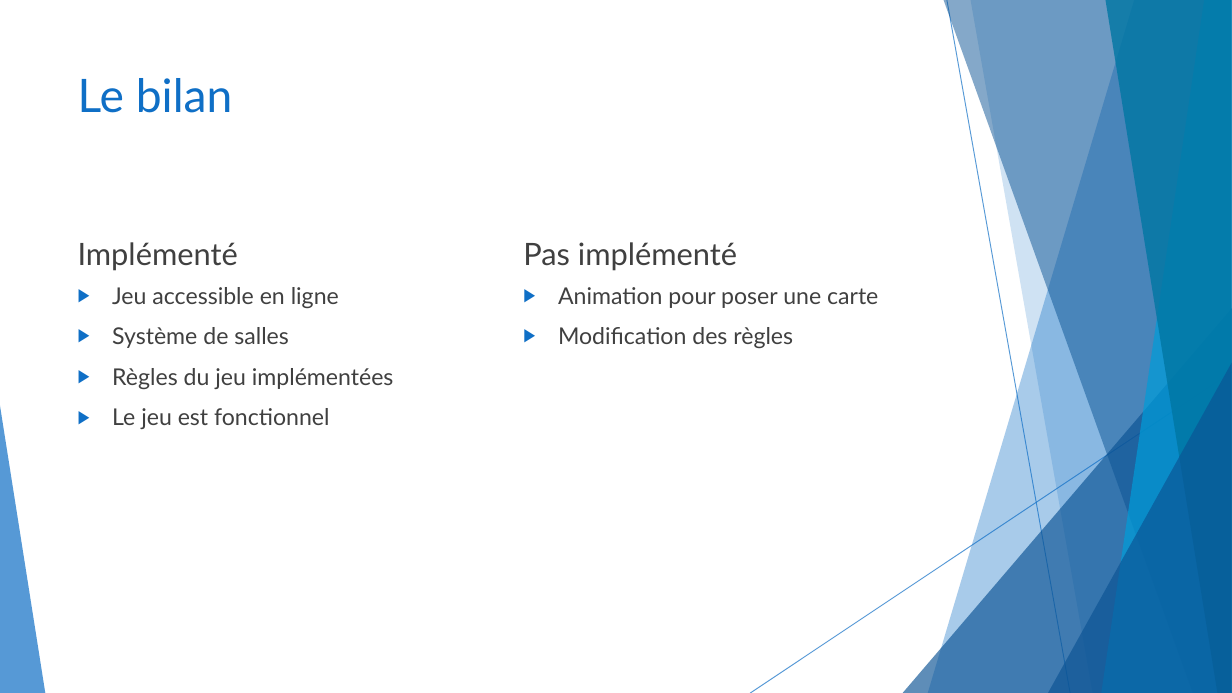
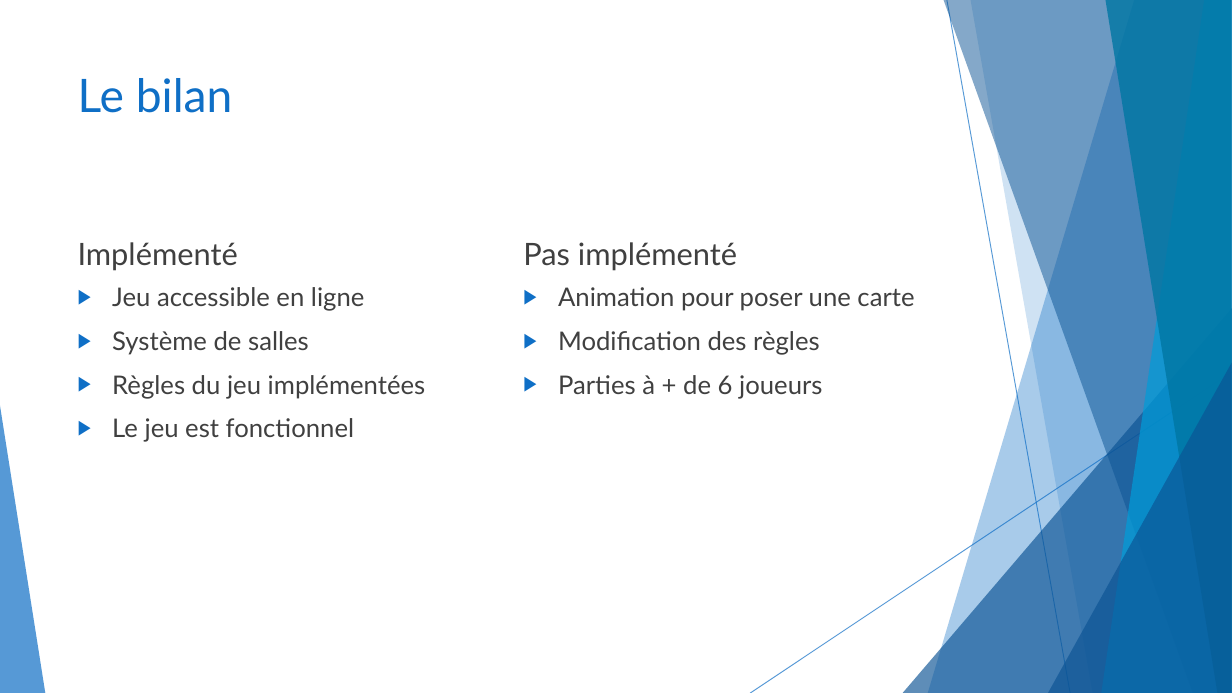
Before and after one commit to CeKonVeu/KingSkullClassicOnline, a slide deck: slide 8 of doc/King Skull Classic Online.pptx. Drawn at 1232x693 pixels with LibreOffice and Linux fonts; fonts in the diff are those of the drawing. Boxes give left, top, right and bottom in pixels: in the first picture for what was removed or moved away, otherwise in the second. Text is boxed around its words. In the diff, an @@ line names an element or a change of style, - is before the commit and + after.

```diff
--- a/doc/King Skull Classic Online.pptx
+++ b/doc/King Skull Classic Online.pptx
@@ text "Jeu accessible en ligne" at (112,287,426,442): size 18 to 20 pt @@
@@ text at (558,287,914,355): size 18 to 20 pt in "Animation pour poser une carte", "Modification des règles" @@
@@ text at (558,375,822,399): paragraph added @@
+▶ Parties à + de 6 joueurs
```
Also in this commit, not shown: 8 other slides changed.
